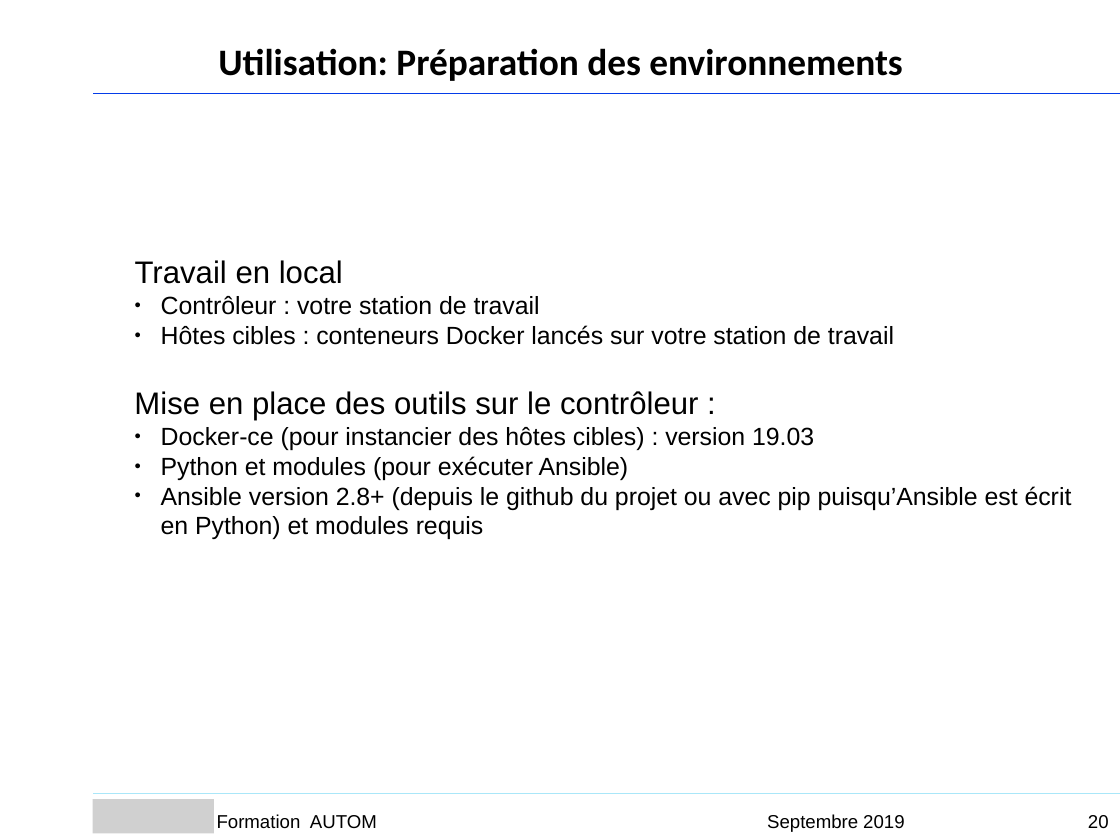
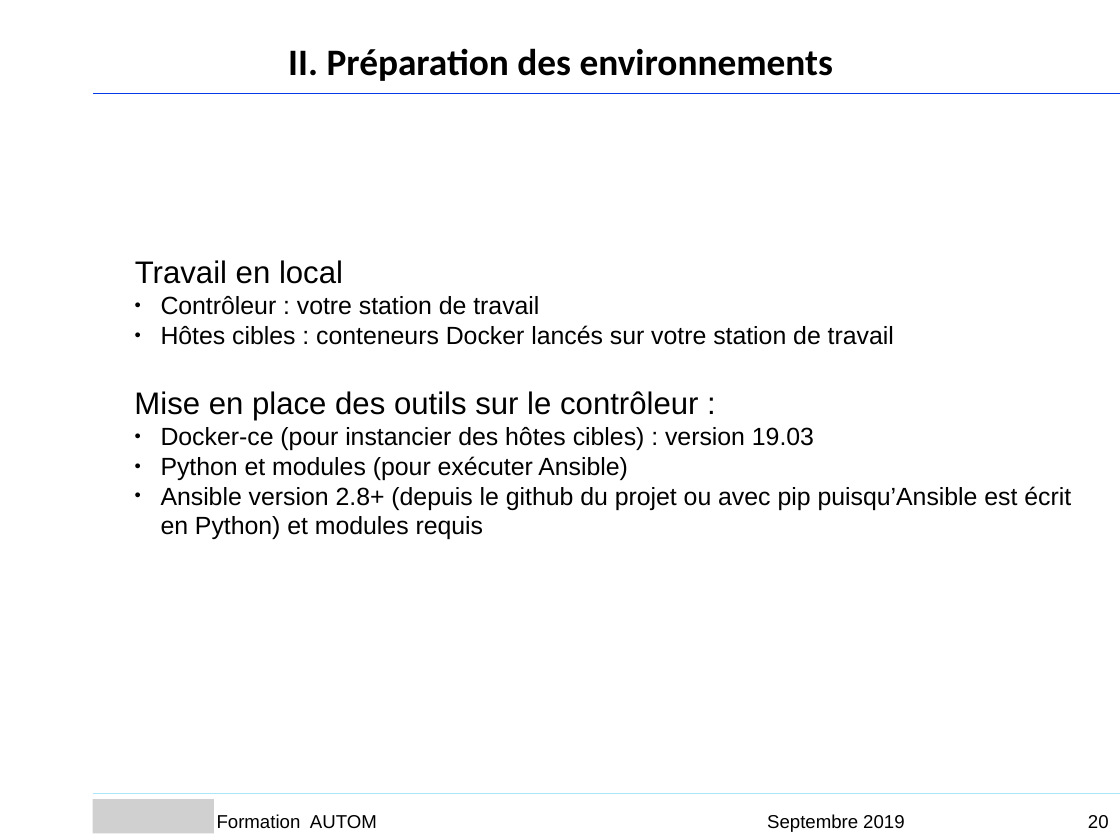
Before and after one commit to Sputnik93/cours_ansible, a slide deck: slide 17 of Ansible_support_cours_AGO.ppt. Drawn at 1120x840 pixels with LibreOffice and Linux fonts; fonts in the diff are those of the drawing; grey boxes stand for pictures; background and template pictures are left out. Boxes give left, top, right and bottom in pixels: in the first picture for what was removed or moved away, otherwise in the second. Text is boxed around its words. In the diff, an @@ line names an element or a change of style, - is before the commit and + after.

```diff
--- a/Ansible_support_cours_AGO.ppt
+++ b/Ansible_support_cours_AGO.ppt
@@ text at (288, 48, 833, 81): text changed @@
-Utilisation: Préparation des environnements
+II. Préparation des environnements
```
Also in this commit, not shown: 32 other slides changed, 1 slide removed.
